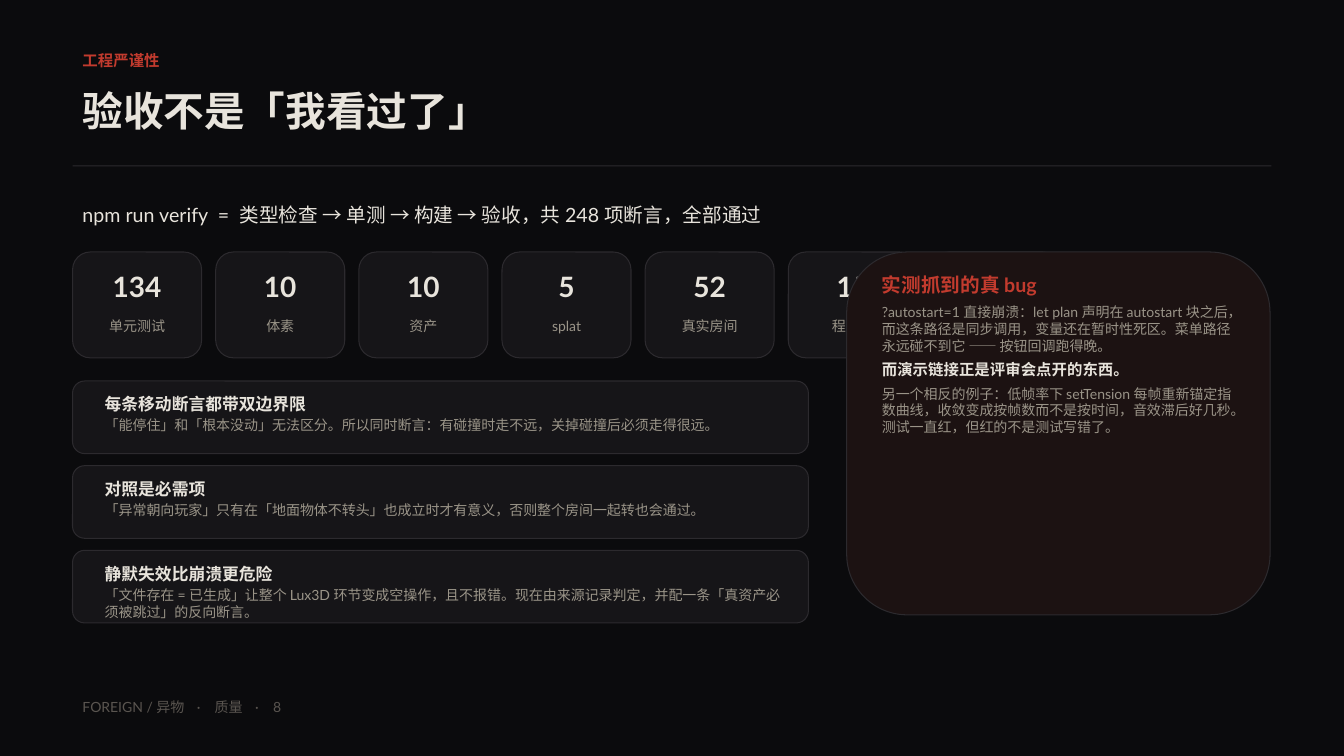
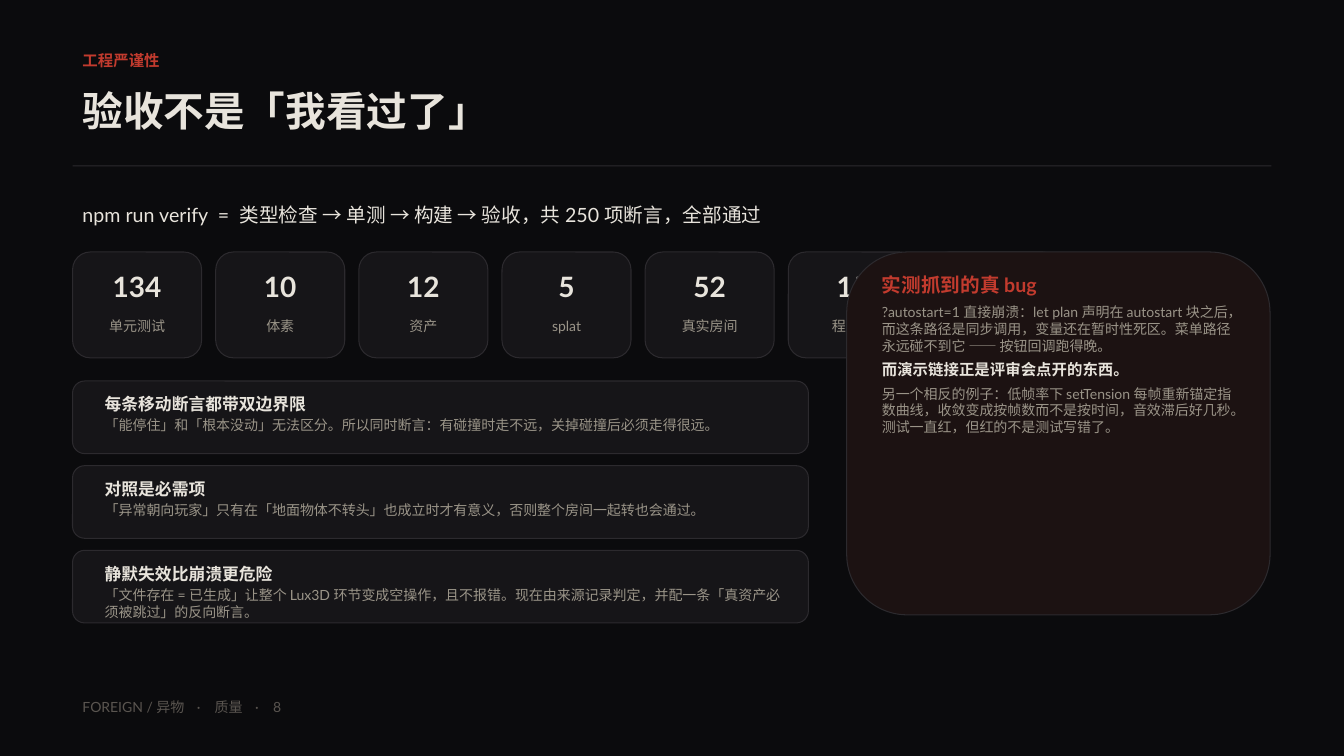
Before and after one commit to cyn-nya/foreign, a slide deck: slide 8 of artifacts/report/FOREIGN-report.pptx. Drawn at 1344x756 pixels with LibreOffice and Linux fonts; fonts in the diff are those of the drawing. Boxes give left, top, right and bottom in pixels: in the first picture for what was removed or moved away, otherwise in the second. Text is boxed around its words. In the diff, an @@ line names an element or a change of style, - is before the commit and + after.

```diff
--- a/artifacts/report/FOREIGN-report.pptx
+++ b/artifacts/report/FOREIGN-report.pptx
@@ text at box(82, 205, 761, 226): text changed @@
-npm run verify = 类型检查 → 单测 → 构建 → 验收，共 248 项断言，全部通过
+npm run verify = 类型检查 → 单测 → 构建 → 验收，共 250 项断言，全部通过
@@ text at box(407, 276, 440, 297): text changed @@
-10
+12
```
Also in this commit, not shown: 17 other files.
